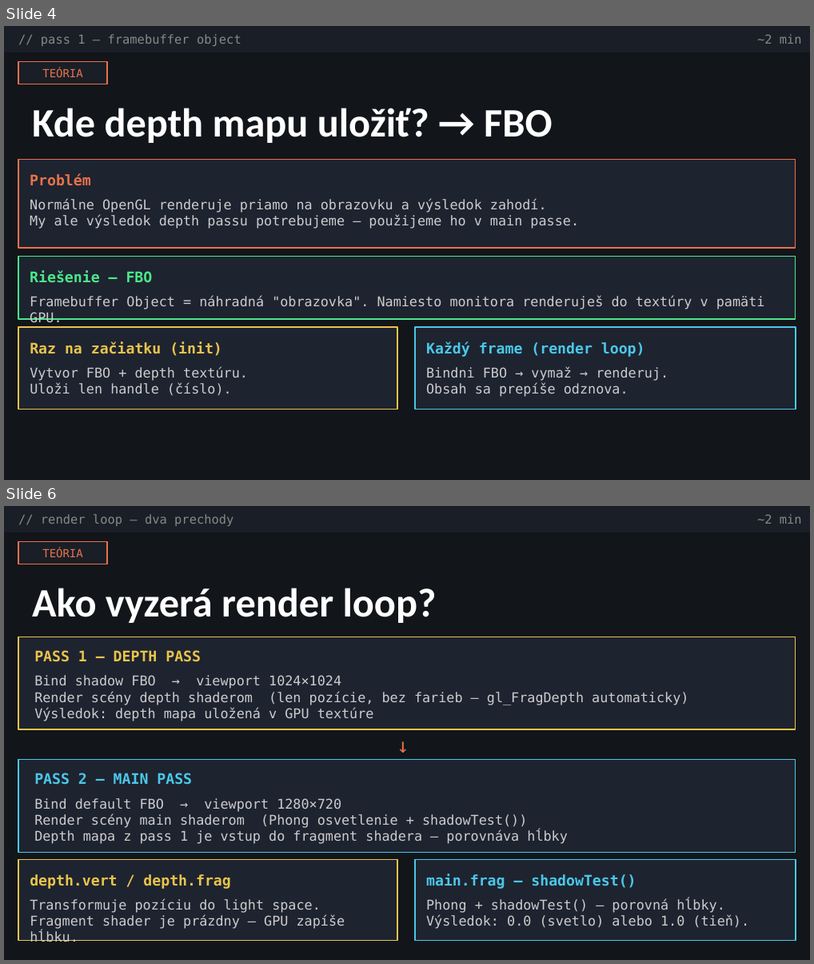
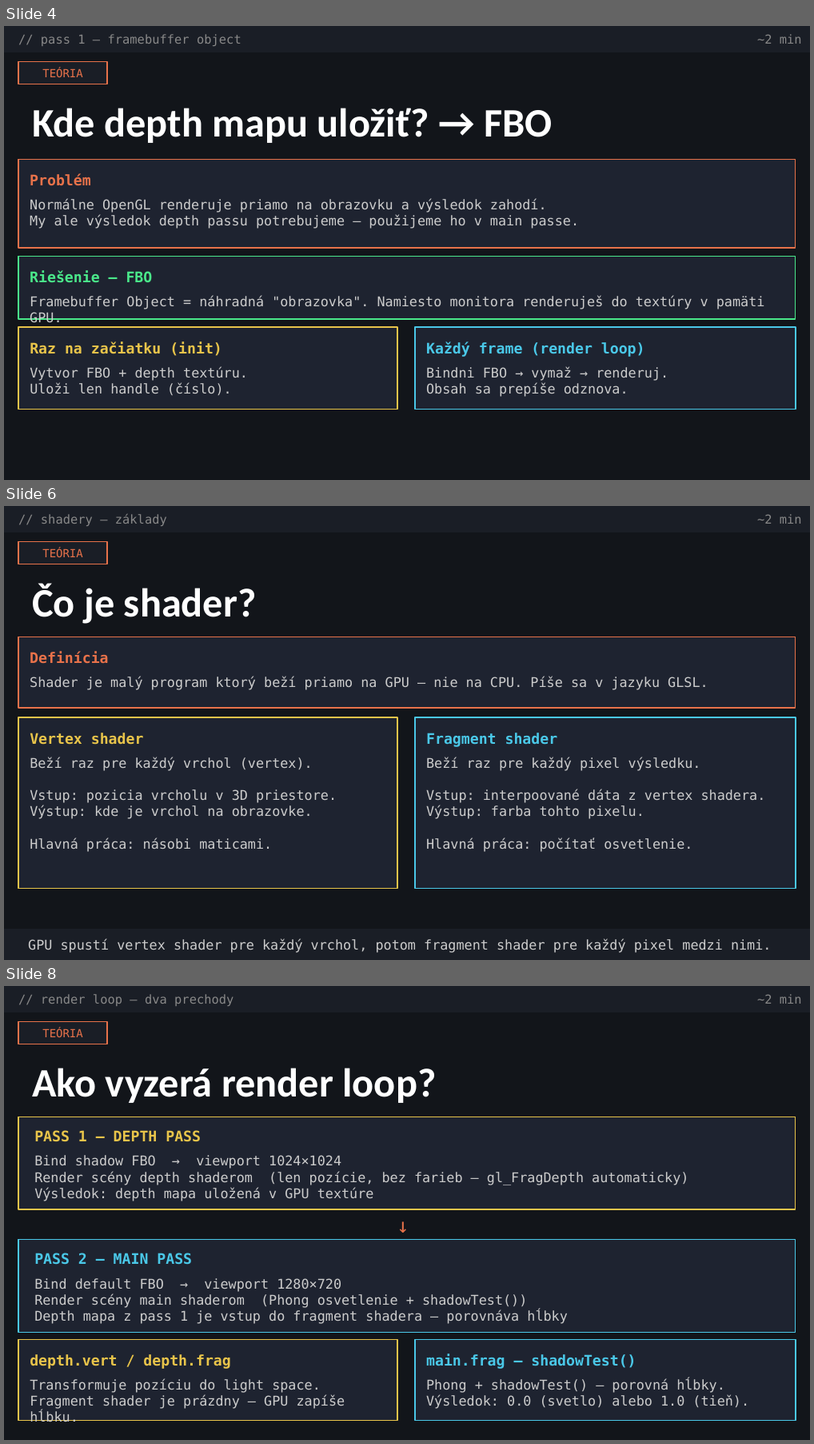
Before and after one commit to jeniaxhd/shadowMapping, a slide deck: shadow_mapping_new.pptx. Shown one above the other, each under a label of ours: slides 4 and 6 before the commit, slides 4, 6 and 8 after it; the slides between them are not shown. The pictures are 814x964 and 814x1444 pixels, drawn with LibreOffice and Linux fonts; fonts in the diff are those of the drawing. Boxes give left, top, right and bottom in pixels: in the first picture for what was removed or moved away, otherwise in the second. Text is boxed around its words. In the diff, an @@ line names an element or a change of style, - is before the commit and + after.

```diff
--- a/shadow_mapping_new.pptx
+++ b/shadow_mapping_new.pptx
@@ slide 6 added at box(4, 506, 810, 960), background #12151A @@
@@ rectangle added at box(4, 506, 810, 532), fill #1A1E26, outline #1A1E26 1 pt @@
@@ text added at box(41, 514, 167, 526), 11 pt, text #888888 @@
+// shadery — základy
@@ text added at box(758, 514, 802, 524), 11 pt, text #888888 @@
+~2 min
@@ rectangle added at box(18, 541, 107, 564), fill #1A1E26, outline #E8724A 1 pt @@
@@ text added at box(42, 548, 82, 557), 10 pt, text #E8724A @@
+TEÓRIA
@@ text added at box(32, 584, 257, 624), 36 pt, text #FFFFFF, bold @@
+Čo je shader?
@@ rectangle added at box(18, 636, 796, 708), fill #1E2330, outline #E8724A 1 pt @@
@@ text added at box(30, 652, 108, 664), 13 pt, text #E8724A, bold @@
+Definícia
@@ text added at box(30, 676, 709, 690), 12 pt, text #CCCCCC @@
+Shader je malý program ktorý beží priamo na GPU — nie na CPU. Píše sa v jazyku GLSL.
@@ rectangle added at box(18, 717, 398, 888), fill #1E2330, outline #E8C44A 1 pt @@
@@ rectangle added at box(415, 717, 796, 888), fill #1E2330, outline #4AC8E8 1 pt @@
@@ text added at box(30, 732, 144, 744), 13 pt, text #E8C44A, bold @@
+Vertex shader
@@ text added at box(426, 732, 558, 747), 13 pt, text #4AC8E8, bold @@
+Fragment shader
@@ text added at box(30, 757, 337, 852), 12 pt, text #CCCCCC @@
+Beží raz pre každý vrchol (vertex).
+Vstup: pozicia vrcholu v 3D priestore.
+Výstup: kde je vrchol na obrazovke.
+Hlavná práca: násobi maticami.
@@ text added at box(426, 757, 766, 852), 12 pt, text #CCCCCC @@
+Beží raz pre každý pixel výsledku.
+Vstup: interpoované dáta z vertex shadera.
+Výstup: farba tohto pixelu.
+Hlavná práca: počítať osvetlenie.
@@ rectangle added at box(4, 929, 810, 959), fill #1A1E26, outline #1A1E26 1 pt @@
@@ text added at box(28, 939, 772, 952), 12 pt, text #CCCCCC @@
+GPU spustí vertex shader pre každý vrchol, potom fragment shader pre každý pixel medzi nimi.
@@ what was slide 6 is now slide 8 @@
```
Also in this commit, not shown: 2 other slides added, 1 slide removed.
